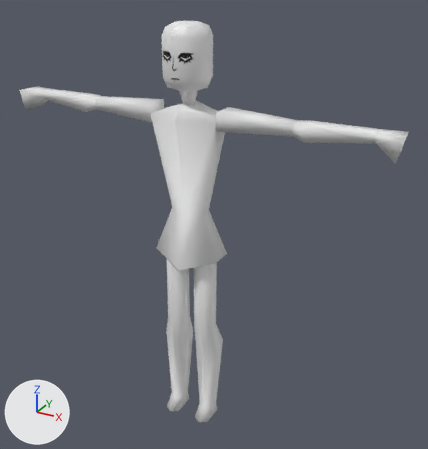
Before and after pictures for a commit that changed the Blender file scenes/mercenary/body.blend.
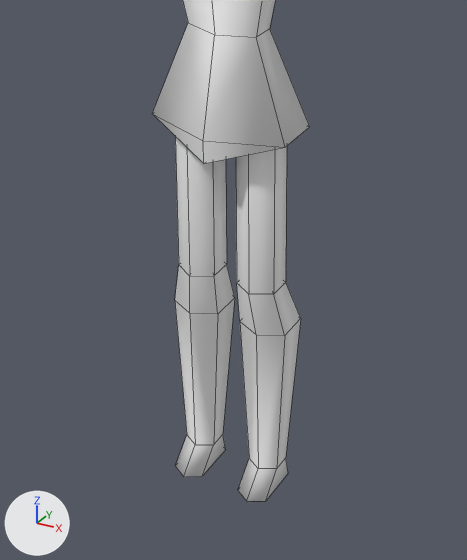
Each version appears first whole from a 50 mm lens placed at (1.209, -1.993, 1.996), pointed at (0.081, 0.059, 0.97), and next in a close-up on the part from 21% to 70% of the width and 44% to 100% of the height. The axes (+X, +Y, +Z) are drawn at lower left. The lights are the same throughout. The close-ups show mesh edges as thin lines.

Names of what the first close-up shows: 'body'.
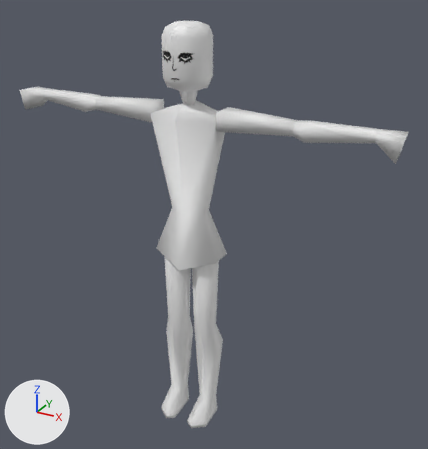
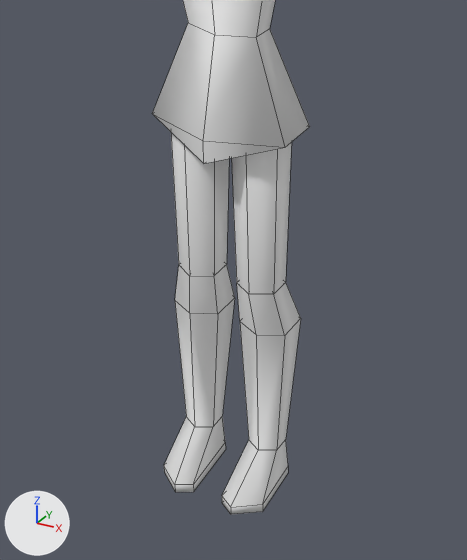
Location of each change, [x1, y1, x2, y2] in pixels of the close-ups (467 x 560 px; the box of a moved part takes in the faces that stretch with it):
'body', reshaped
    before: [152, 0, 310, 502]
    after: [152, 0, 310, 515]
part 1 of me_cube_016, moved or reshaped
    before: [175, 136, 287, 294]
    after: [171, 132, 292, 294]
part 2 of me_cube_016, built on
    before: [175, 298, 301, 502]
    after: [164, 298, 301, 515]

Patch to the scene script:
```diff
--- a/scenes/mercenary/body.blend.py
+++ b/scenes/mercenary/body.blend.py
@@ me_cube_016 @@
 # used by ob_body; location = (0.0, 0.0, 0.0)
 # verts and faces of me_cube_016; kept vertices keep their numbers, new ones are numbered from 155
 # before: 41 (-0.03, -0.03, 0.85), 42 (-0.03, 0.03, 0.85), 43 (-0.07, 0.05, 0.85), 44 (-0.07, -0.05, 0.85), 45 (-0.11, -0.03, 0.85)
 # before: 46 (-0.11, 0.03, 0.85), 114 (0.03, -0.03, 0.85), 115 (0.03, 0.03, 0.85), 116 (0.07, 0.05, 0.85), 117 (0.07, -0.05, 0.85)
 # before: 118 (0.11, -0.03, 0.85), 119 (0.11, 0.03, 0.85)
-me_cube_016.from_pydata(...)  # 155 vertices, 168 faces, 2 loose edges; spans x -0.85..0.85, y -0.1..0.1, z 0.0..1.5
+me_cube_016.from_pydata(...)  # 167 vertices, 180 faces, 2 loose edges; spans x -0.85..0.85, y -0.14..0.1, z 0.0..1.5
+# me_cube_016 part 1
+for i in [41, 42, 118, 119]: verts[i] += (0.01, 0.0, 0.0)
+for i in [45, 46, 114, 115]: verts[i] += (-0.01, 0.0, 0.0)
+verts[43] = (-0.07, 0.06, 0.85)  # moved
+verts[116] = (0.07, 0.06, 0.85)  # moved
+verts[44] = (-0.07, -0.06, 0.85)  # moved
+verts[117] = (0.07, -0.06, 0.85)  # moved
+# me_cube_016 part 2
+# 14 faces are deleted
+# 12 vertices in x -0.11..0.11, y -0.04..0.04, z 0.05 move by (0.0, 0.0, 0.05)
+# 6 vertices move from x -0.11..0.11, y -0.09..-0.07, z 0.0 to x -0.12..0.12, y -0.14..-0.1, z 0.0..0.02
+# 12 vertices are added at x -0.12..0.12, y -0.14..0.05, z 0.0..0.02
+# 26 new faces join them
 me_cube_016.materials.append(mat_skin)
```
